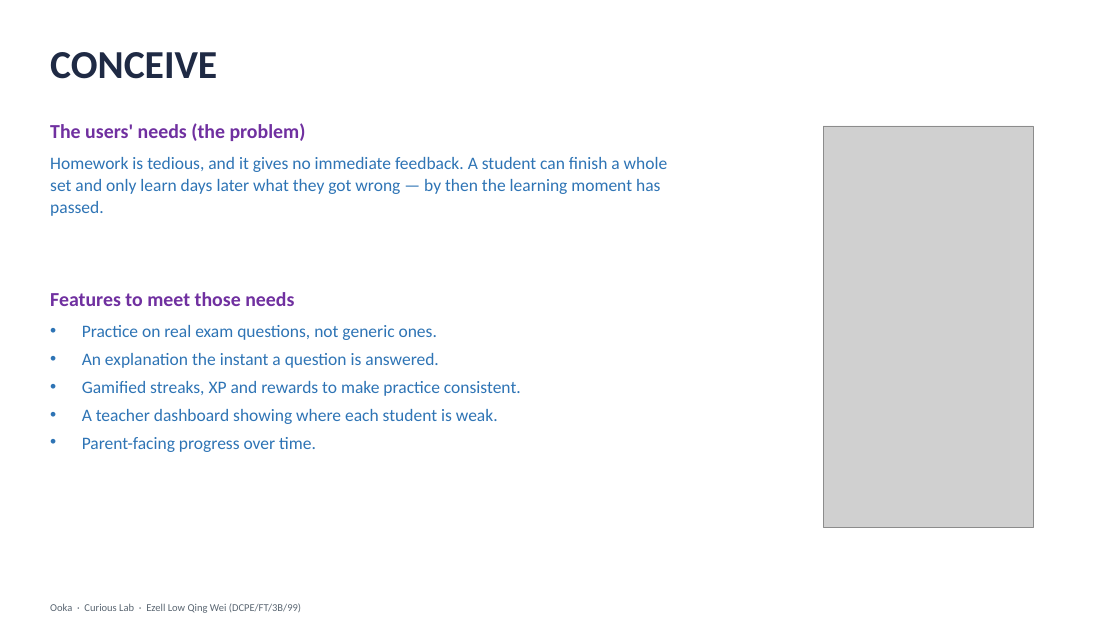
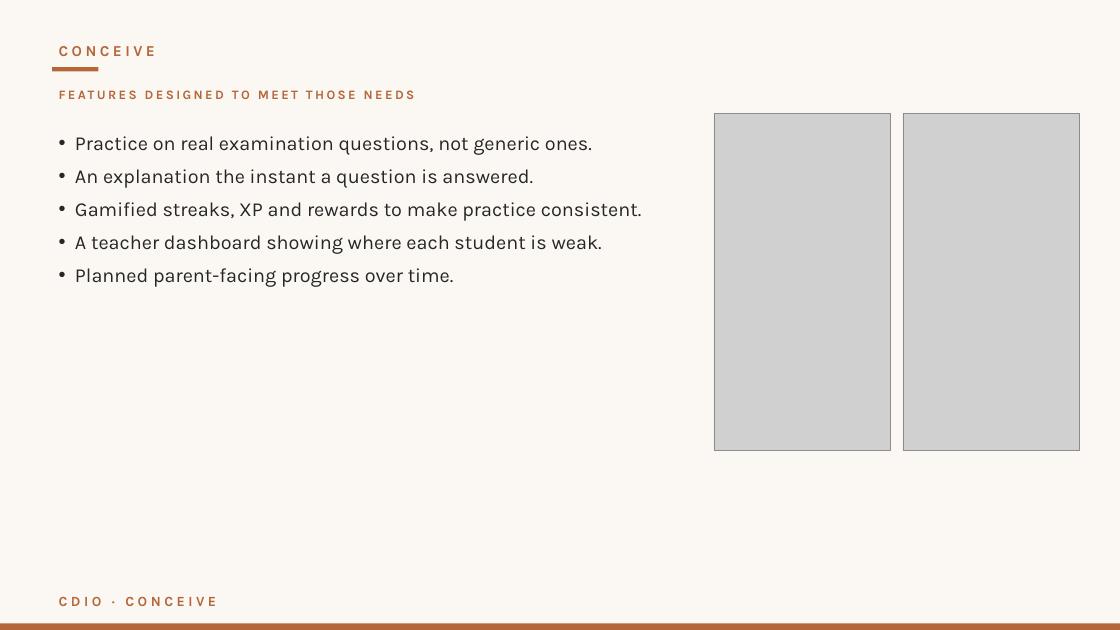
Before and after one commit to ezelllow/quiz-maker-backend, a slide deck: slide 6 of Ooka_Internship_Presentation.pptx (slide 7 before the commit). Drawn at 1120x630 pixels with LibreOffice and Linux fonts; fonts in the diff are those of the drawing; grey boxes stand for pictures. Boxes give left, top, right and bottom in pixels: in the first picture for what was removed or moved away, otherwise in the second. Text is boxed around its words. In the diff, an @@ line names an element or a change of style, - is before the commit and + after.

```diff
--- a/Ooka_Internship_Presentation.pptx
+++ b/Ooka_Internship_Presentation.pptx
@@ background #FFFFFF to #FBF8F4 @@
@@ text "CONCEIVE": place and size @@
-text "CONCEIVE" at (50, 52, 217, 79)
+text "CONCEIVE" at (59, 46, 155, 56)
@@ text "CONCEIVE" at (59, 46, 155, 56): size 34 to 13 pt, font Calibri to Karla, text colour #1F2A44 to #B5673A, letter spacing 0 to 3 pt @@
@@ rectangle added at (52, 67, 98, 71), fill #B5673A @@
@@ picture: place and size @@
-picture at (823, 126, 1033, 528)
+picture at (714, 113, 891, 451)
@@ picture added at (903, 113, 1080, 451) @@
@@ text "Practice on real examination questions, ...": place and size @@
-text "Practice on real examination questions, ..." at (82, 325, 521, 452)
+text "Practice on real examination questions, ..." at (75, 136, 641, 287)
@@ text removed at (50, 123, 306, 141) @@
-The users' needs (the problem)
@@ text at (75, 136, 592, 155): text changed; size 15 to 17 pt; font Calibri to Karla; text colour #2E74B5 to #262626 @@
-• Practice on real exam questions, not generic ones.
+• Practice on real examination questions, not generic ones.
@@ text removed at (50, 157, 668, 216) @@
-Homework is tedious, and it gives no immediate feedback. A student can finish a whole set and only learn days later what they got wrong — by then the learning moment has passed.
@@ text at (75, 169, 641, 254): size 15 to 17 pt, font Calibri to Karla, text colour #2E74B5 to #262626 in "An explanation the instant a question is ...", "Gamified streaks, XP and rewards to make ...", "A teacher dashboard showing where each student ..."; indent changed; line spacing 1.05 to 1.04; more space between paragraphs @@
@@ text at (384, 204, 402, 217): text changed; size 17 to 11 pt; font Calibri to Karla; text colour #7030A0 to #B5673A @@
-Features to meet those needs
+FEATURES DESIGNED TO MEET THOSE NEEDS
@@ text at (75, 268, 454, 287): text changed; size 15 to 17 pt; font Calibri to Karla; text colour #2E74B5 to #262626 @@
-• Parent-facing progress over time.
+• Planned parent-facing progress over time.
@@ text added at (59, 596, 216, 606), 12 pt, text #B5673A, bold @@
+CDIO · CONCEIVE
@@ rectangle added at (0, 623, 1120, 630), fill #B5673A @@
@@ text removed at (50, 603, 301, 613) @@
-Ooka · Curious Lab · Ezell Low Qing Wei (DCPE/FT/3B/99)
```
Also in this commit, not shown: 4 other slides changed, 19 slides added, 10 slides removed, 24 other files.
